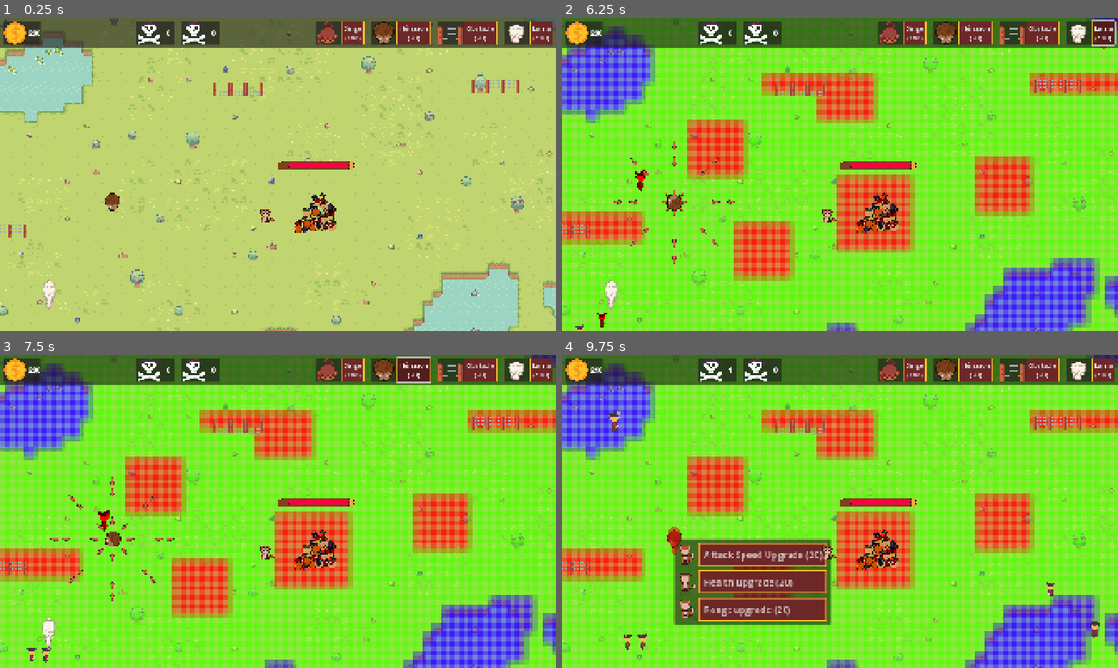
Above: before the commit, frames 1-4 (two rows, left to right).
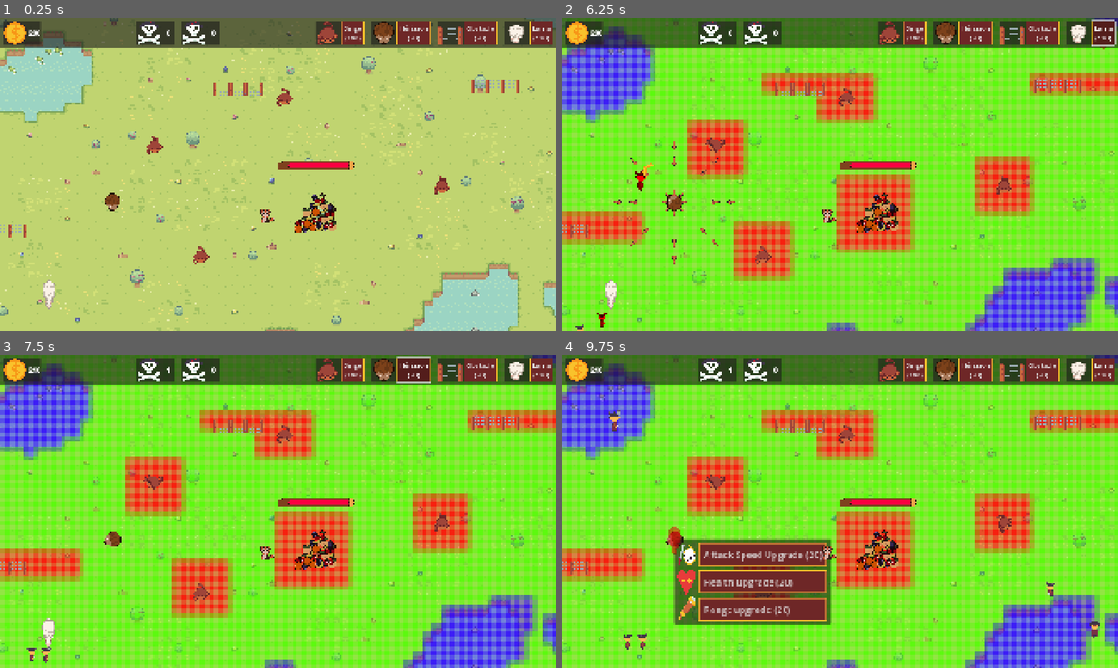
Above: after the commit, the same moments.

Repository: CreaJeu/PirateTowerDefense
Game: Godot game, scene res://scenes/main.tscn
Two runs of this game, one before a commit and one after it. Both use one fixed random seed, a clock stepped at 60 frames per second and the inputs below.
Inputs (mouse positions are in pixels of both pictures, inside the frame that each line leads up to):
- Up to frame 1 (0.25 s): no input
- Up to frame 2 (6.25 s): click "Singe (100)" at 0.5 s; click "Hérisson (70)" at 1.25 s; click "Obstacle (70)" at 2 s; click "Lama (120)" at 2.75 s; click "Singe (100)" at 3.5 s; click "Hérisson (70)" at 4.25 s; click "Obstacle (70)" at 5 s; click "Lama (120)" at 5.75 s
- Up to frame 3 (7.5 s): click "Singe (100)" at 6.5 s; click "Hérisson (70)" at 7.25 s
- Up to frame 4 (9.75 s): click "Obstacle (70)" at 8 s; click "Lama (120)" at 8.75 s; click (673, 539) at 9.52 s

The runs differ from the first frame. In frame 1, 0.4% of the frame differs, in the area x 26-81%, y 22-79%; in frame 2, 0.4%; in frame 3, 0.8%; in frame 4, 0.9%, in the area x 18-81%, y 22-85%.
Error before the commit: Cannot call method 'instantiate' on a null value. (res://scripts/build_manager.gd:39)

Commit message:
Add icons for upgrades

Diff:
--- a/scenes/allies/herisson.tscn
+++ b/scenes/allies/herisson.tscn
@@ -1,11 +1,12 @@
-[gd_scene load_steps=10 format=3 uid="uid://daiy41eawth0k"]
+[gd_scene load_steps=11 format=3 uid="uid://daiy41eawth0k"]
 
 [ext_resource type="Script" uid="uid://chn6nnmuqif8b" path="res://scripts/herisson.gd" id="1_518lq"]
 [ext_resource type="Texture2D" uid="uid://dnlw8hk30qpyi" path="res://assets/sprites/projectiles/epines.png" id="2_qbpr3"]
 [ext_resource type="Texture2D" uid="uid://cmfn5u2kyfhxl" path="res://assets/sprites/structure/herisson.png" id="3_qbpr3"]
-[ext_resource type="Texture2D" uid="uid://d10vils7u3b5c" path="res://assets/sprites/PUMPKIN1.png" id="4_vh272"]
+[ext_resource type="Texture2D" uid="uid://crj4olbxk6321" path="res://assets/UI/AtkSpd.png" id="4_0tnnh"]
 [ext_resource type="Theme" uid="uid://d0tsodlbmy5wp" path="res://assets/menu/pirate-theme.tres" id="5_0tnnh"]
-[ext_resource type="Texture2D" uid="uid://cvmj2ud8tqdaf" path="res://assets/sprites/PUMPKIN2.png" id="6_mq2e1"]
+[ext_resource type="Texture2D" uid="uid://dvvbtdiuh5l5a" path="res://assets/UI/HP.png" id="6_mq2e1"]
+[ext_resource type="Texture2D" uid="uid://du1uq1gf663oi" path="res://assets/UI/Portee.png" id="7_0tnnh"]
 
 [sub_resource type="StyleBoxEmpty" id="StyleBoxEmpty_6b4mt"]
 
@@ -75,7 +76,7 @@
 
 [node name="TextureRect" type="TextureRect" parent="UpgradeMenuPanel/MarginContainer/GridContainer"]
 layout_mode = 2
-texture = ExtResource("4_vh272")
+texture = ExtResource("4_0tnnh")
 
 [node name="AttackSpeedButton" type="Button" parent="UpgradeMenuPanel/MarginContainer/GridContainer"]
 layout_mode = 2
@@ -95,7 +96,7 @@
 
 [node name="TextureRect3" type="TextureRect" parent="UpgradeMenuPanel/MarginContainer/GridContainer"]
 layout_mode = 2
-texture = ExtResource("4_vh272")
+texture = ExtResource("7_0tnnh")
 
 [node name="RangeButton" type="Button" parent="UpgradeMenuPanel/MarginContainer/GridContainer"]
 layout_mode = 2
--- a/scenes/turret.tscn
+++ b/scenes/turret.tscn
@@ -1,11 +1,12 @@
-[gd_scene load_steps=10 format=3 uid="uid://c0kwqqja08e8o"]
+[gd_scene load_steps=11 format=3 uid="uid://c0kwqqja08e8o"]
 
 [ext_resource type="Script" uid="uid://c3i47ndxs386l" path="res://scripts/turret.gd" id="1_el7wl"]
 [ext_resource type="PackedScene" uid="uid://gxt5ai0b55nd" path="res://scenes/projectile.tscn" id="2_485p4"]
 [ext_resource type="Texture2D" uid="uid://c3vfbkm2om0i8" path="res://assets/sprites/structure/Singe.png" id="3_485p4"]
-[ext_resource type="Texture2D" uid="uid://d10vils7u3b5c" path="res://assets/sprites/PUMPKIN1.png" id="4_6fjxm"]
-[ext_resource type="Texture2D" uid="uid://cvmj2ud8tqdaf" path="res://assets/sprites/PUMPKIN2.png" id="5_dirdf"]
+[ext_resource type="Texture2D" uid="uid://cw5w0m2dgj2mm" path="res://assets/UI/Dmg.png" id="4_mqfwu"]
 [ext_resource type="Theme" uid="uid://d0tsodlbmy5wp" path="res://assets/menu/pirate-theme.tres" id="5_mqfwu"]
+[ext_resource type="Texture2D" uid="uid://crj4olbxk6321" path="res://assets/UI/AtkSpd.png" id="6_0dv4j"]
+[ext_resource type="Texture2D" uid="uid://du1uq1gf663oi" path="res://assets/UI/Portee.png" id="7_tg0ex"]
 
 [sub_resource type="StyleBoxEmpty" id="StyleBoxEmpty_485p4"]
 
@@ -71,22 +72,22 @@
 
 [node name="TextureRect2" type="TextureRect" parent="UpgradeMenuPanel/MarginContainer/GridContainer"]
 layout_mode = 2
-texture = ExtResource("5_dirdf")
+texture = ExtResource("6_0dv4j")
 
 [node name="ProjSpeedButton" type="Button" parent="UpgradeMenuPanel/MarginContainer/GridContainer"]
 layout_mode = 2
+theme = ExtResource("5_mqfwu")
 text = "Projectile speed upgrade (20)"
-theme = ExtResource("5_mqfwu")
 alignment = 0
 
 [node name="TextureRect3" type="TextureRect" parent="UpgradeMenuPanel/MarginContainer/GridContainer"]
 layout_mode = 2
-texture = ExtResource("7_mqfwu")
+texture = ExtResource("7_tg0ex")
 
 [node name="RangeButton" type="Button" parent="UpgradeMenuPanel/MarginContainer/GridContainer"]
 layout_mode = 2
+theme = ExtResource("5_mqfwu")
 text = "Range upgrade (20)"
-theme = ExtResource("5_mqfwu")
 alignment = 0
 
 [node name="FiringArea" type="Area2D" parent="."]
Binary file added: assets/UI/AtkSpd.png
Not shown, added: assets/UI/AtkSpd.png.import
Binary file added: assets/UI/HP.png
Not shown, added: assets/UI/HP.png.import
Binary file added: assets/sprites/structure/Portee.png
Not shown, added: assets/sprites/structure/Portee.png.import
